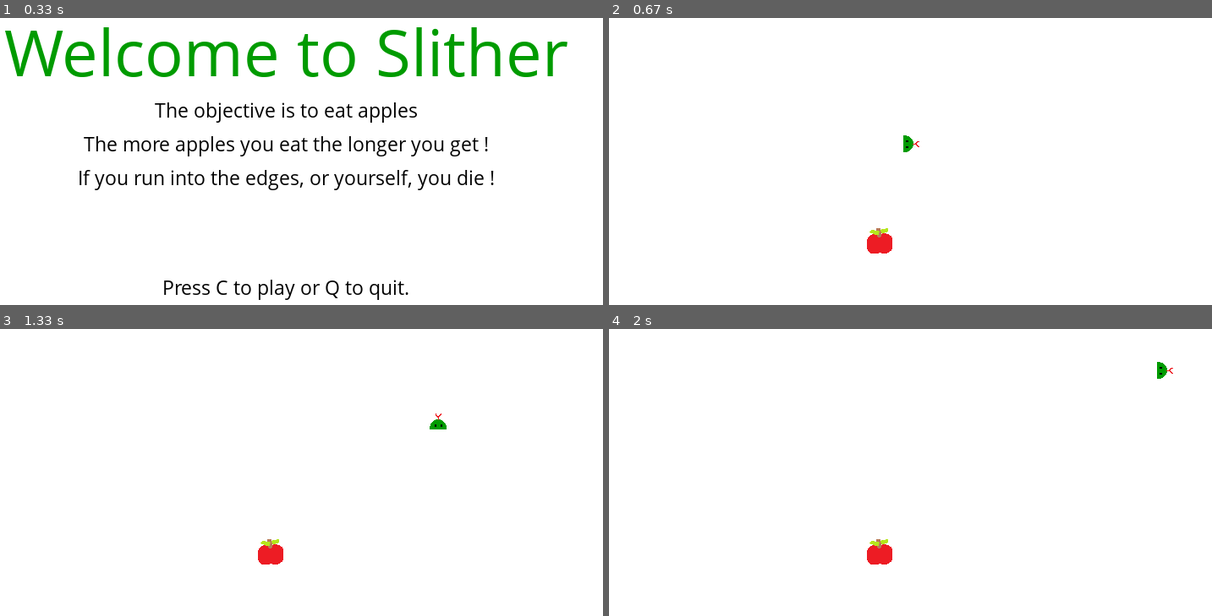
Above: before the commit, frames 1-4 (two rows, left to right).
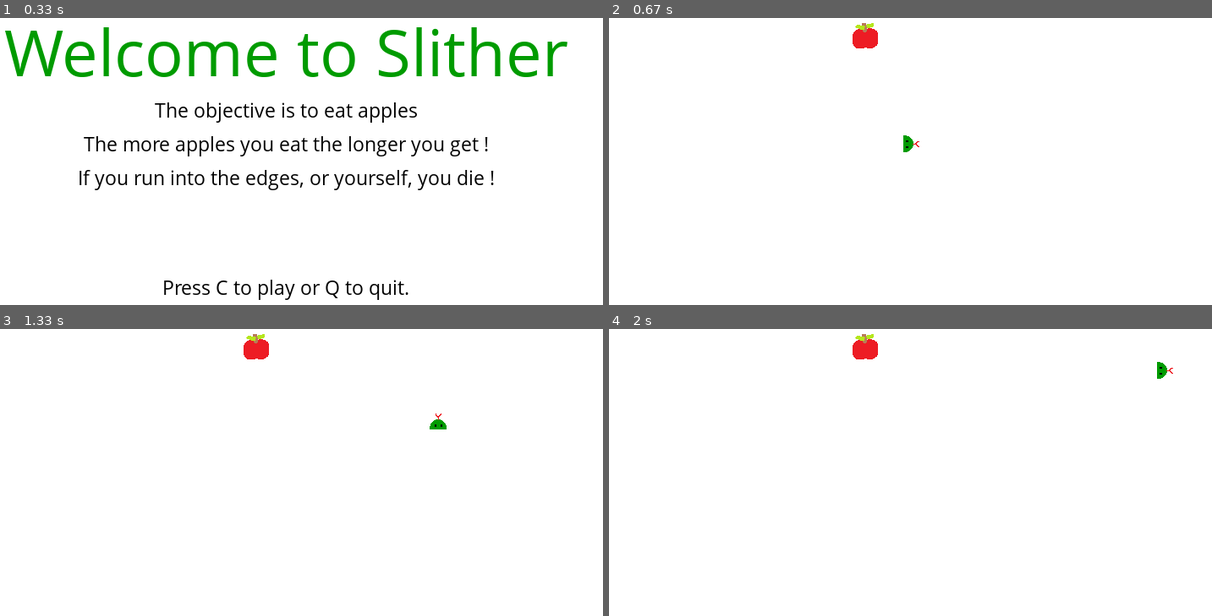
Above: after the commit, the same moments.

Repository: NikhilHeda/PyGame---Practice
Game: pygame game, started from code.py
The game is run twice, just before and just after one commit, with the same random seed, the same clock (stepped at 60 frames per second) and the same inputs.
Inputs:
- Up to frame 1 (0.33 s): no input
- Up to frame 2 (0.67 s): tap C at 0.33 s
- Up to frame 3 (1.33 s): hold Right 0.67-1.13 s; hold Up from 1.17 s (still down)
- Up to frame 4 (2 s): release Up at 1.47 s; hold Right 1.5-1.97 s

Frame 1 is identical in both runs. In frame 2, 0.6% of the frame differs, in the area x 40-47%, y 1-83%; in frame 3, 0.6%; in frame 4, 0.6%.

Commit message:
Added randAppleGen() function to remove repeated code

Diff:
--- a/code.py
+++ b/code.py
@@ -60,6 +60,10 @@
 		pygame.display.update()
 		clock.tick(5)
 
+def randAppleGen():
+	randAppleX = round( random.randrange(0, display_width - appleThickness) ) # / 10.0 ) * 10
+	randAppleY = round( random.randrange(0, display_height - appleThickness) ) # / 10.0 ) * 10
+	return randAppleX, randAppleY
 
 def snake(block_size, snakelist):
 
@@ -104,8 +108,7 @@
 	lead_x_change = 10
 	lead_y_change = 0
 
-	randAppleX = round( random.randrange(0, display_width - appleThickness) ) # / 10.0 ) * 10
-	randAppleY = round( random.randrange(0, display_height - appleThickness) ) # / 10.0 ) * 10
+	randAppleX, randAppleY = randAppleGen()
 
 	snakeList = []
 	snakeLength = 1
@@ -157,8 +160,6 @@
 
 		gameDisplay.fill(white)
 
-		# pygame.draw.rect(gameDisplay, red, [randAppleX, randAppleY, appleThickness, appleThickness])
-
 		gameDisplay.blit(apple_image, (randAppleX, randAppleY))
 
 		snakeHead = []
@@ -177,26 +178,10 @@
 
 		pygame.display.update()
 
-		'''
-		if lead_x == randAppleX and lead_y == randAppleY:
-			snakeLength += 1
-			randAppleX = round( random.randrange(0, display_width - block_size) / 10.0 ) * 10
-			randAppleY = round( random.randrange(0, display_height - block_size) / 10.0 ) * 10
-		'''
-
-		'''
-		if  randAppleX <= lead_x <= randAppleX + appleThickness:
-			if  randAppleY <= lead_y <= randAppleY + appleThickness:
-				snakeLength += 1
-				randAppleX = round( random.randrange(0, display_width - block_size) )# / 10.0 ) * 10
-				randAppleY = round( random.randrange(0, display_height - block_size) )# / 10.0 ) * 10
-		'''
-
 		if  randAppleX < lead_x < randAppleX + appleThickness or randAppleX < lead_x + block_size < randAppleX + appleThickness:
 			if  randAppleY < lead_y < randAppleY + appleThickness or randAppleY < lead_y + block_size < randAppleY + appleThickness:
 				snakeLength += 1
-				randAppleX = round( random.randrange(0, display_width - appleThickness) ) # / 10.0 ) * 10
-				randAppleY = round( random.randrange(0, display_height - appleThickness) ) # / 10.0 ) * 10
+				randAppleX, randAppleY = randAppleGen()
 
 		clock.tick(FPS)
 
